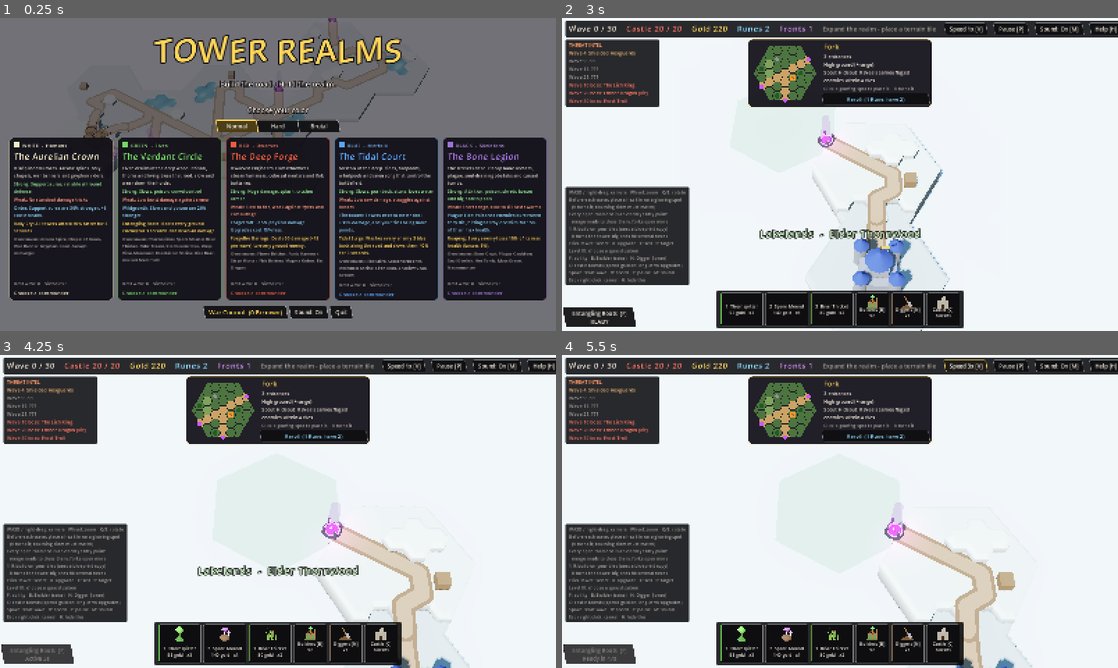
Above: before the commit, frames 1-4 (two rows, left to right).
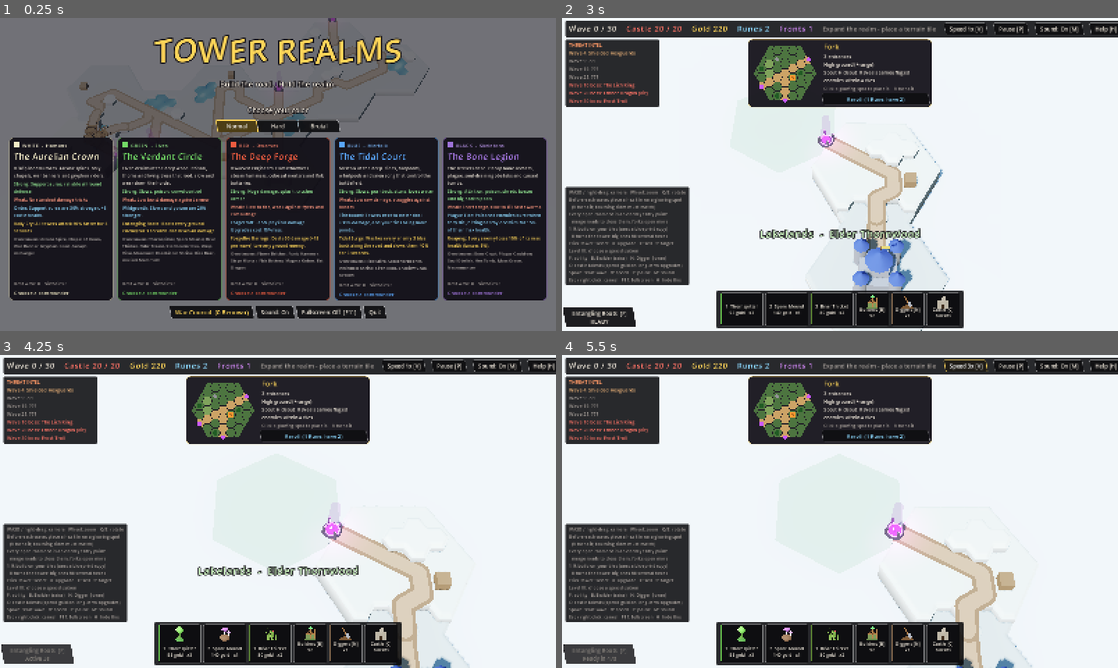
Above: after the commit, the same moments.

Repository: munkeemann/Tower_Defense
Game: Godot game, scene res://scenes/main.tscn
The game is run twice, just before and just after one commit, with the same random seed, the same clock (stepped at 60 frames per second) and the same inputs.
Inputs (mouse positions are in pixels of both pictures, inside the frame that each line leads up to):
- Up to frame 1 (0.25 s): no input
- Up to frame 2 (3 s): click (623, 218) at 0.52 s; click "Back" at 1.25 s; click (728, 218) at 2.02 s; click (701, 187) at 2.77 s
- Up to frame 3 (4.25 s): click "Entangling Roots [F] READY" at 3.5 s
- Up to frame 4 (5.5 s): click "Speed 1x [V]" at 4.25 s; click "Speed 2x [V]" at 5 s

The runs differ from the first frame. In frame 1, 0.8% of the frame differs, in the area x 30-70%, y 92-96%; in frame 2, less than 0.1%; in frame 3, less than 0.1%; in frame 4, less than 0.1%.

Commit message:
Fullscreen toggle: F11 or Alt+Enter, plus a main-menu button
Works anywhere (menus included), is remembered in the save and restored at launch
(not for test runs). Listed in the in-game help and the README controls.

Co-Authored-By: Claude Opus 5.5 <noreply@anthropic.com>

Diff:
--- a/scripts/game.gd
+++ b/scripts/game.gd
@@ -142,6 +142,8 @@
 	_load_stats()
 	difficulty = clampi(int(stats.get("difficulty", 0)), 0, GameData.DIFFICULTIES.size() - 1)
 	audio.set_muted(bool(stats.get("muted", false)))
+	if bool(stats.get("fullscreen", false)) and OS.get_cmdline_user_args().is_empty():
+		DisplayServer.window_set_mode(DisplayServer.WINDOW_MODE_FULLSCREEN)
 	var args := OS.get_cmdline_user_args()
 	for a in args:
 		if a.begins_with("--autotest"):
@@ -2710,6 +2712,30 @@
 
 # ------------------------------------------------------------------ input
 
+## F11 or Alt+Enter: fullscreen on / off, anywhere (menus included). The choice is remembered.
+func _input(event: InputEvent) -> void:
+	var k := event as InputEventKey
+	if k and k.pressed and not k.echo and (k.keycode == KEY_F11 or (k.keycode == KEY_ENTER and k.alt_pressed)):
+		toggle_fullscreen()
+		get_viewport().set_input_as_handled()
+
+
+func is_fullscreen() -> bool:
+	return DisplayServer.window_get_mode() in [DisplayServer.WINDOW_MODE_FULLSCREEN, DisplayServer.WINDOW_MODE_EXCLUSIVE_FULLSCREEN]
+
+
+func toggle_fullscreen() -> void:
+	set_fullscreen(not is_fullscreen())
+
+
+func set_fullscreen(on: bool) -> void:
+	DisplayServer.window_set_mode(DisplayServer.WINDOW_MODE_FULLSCREEN if on else DisplayServer.WINDOW_MODE_WINDOWED)
+	stats["fullscreen"] = on
+	_save_stats()
+	if state == S.MENU and hud.menu_root and is_instance_valid(hud.menu_root):
+		hud.show_menu(stats)   # refresh the Fullscreen button's label
+
+
 func _unhandled_input(event: InputEvent) -> void:
 	if state == S.MENU:
 		return
--- a/scripts/hud.gd
+++ b/scripts/hud.gd
@@ -283,7 +283,7 @@
 		"F: ability   B: Builder (raise)   N: Digger (lower)\n" +
 		"C: castle talents (spend gold on long-term upgrades)\n" +
 		"Space: start wave   V: speed   P: pause   M: sound\n" +
-		"Esc / right-click: cancel   H: hide this", 13, DIM_C))
+		"Esc / right-click: cancel   F11: fullscreen   H: hide this", 13, DIM_C))
 	help_panel.visible = false   # out of the way until H
 
 
@@ -1342,6 +1342,7 @@
 	foot.add_child(_button("Sound: %s" % ("Off" if game.audio.muted else "On"), func():
 		game.toggle_mute()
 		show_menu(game.stats), 16))
+	foot.add_child(_button("Fullscreen: %s  [F11]" % ("On" if game.is_fullscreen() else "Off"), func(): game.toggle_fullscreen(), 16))
 	foot.add_child(_button("Quit", func(): game.get_tree().quit()))
 
 
Not shown, changed: README.md
